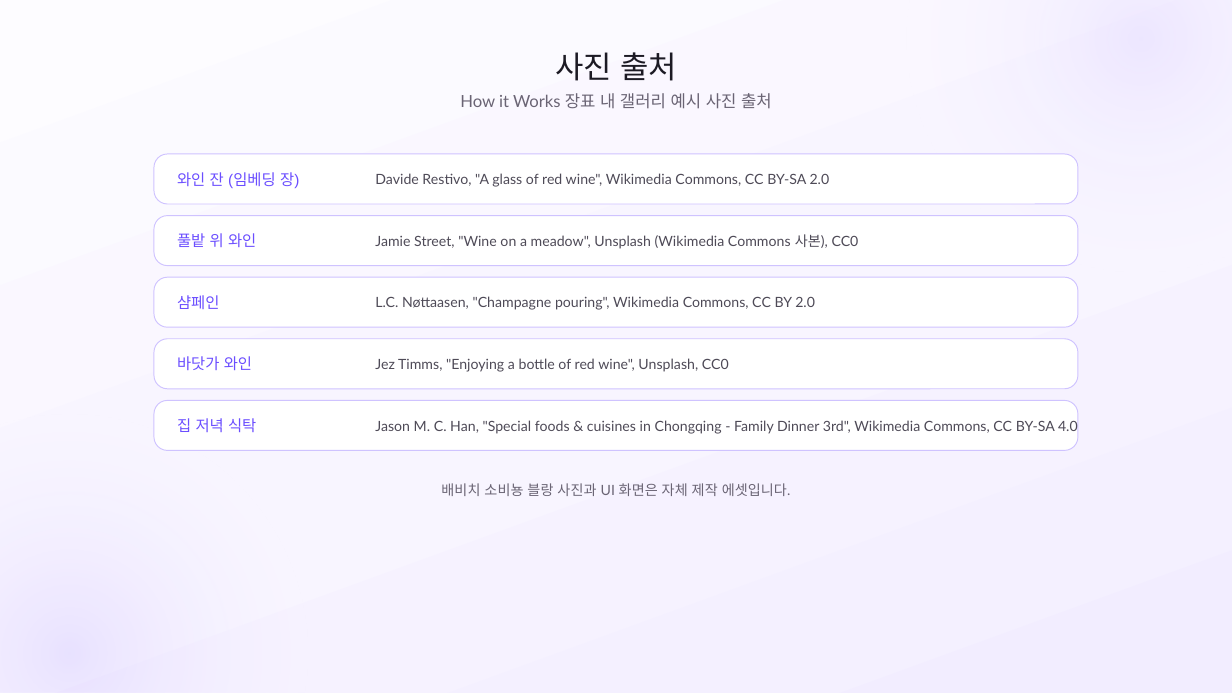
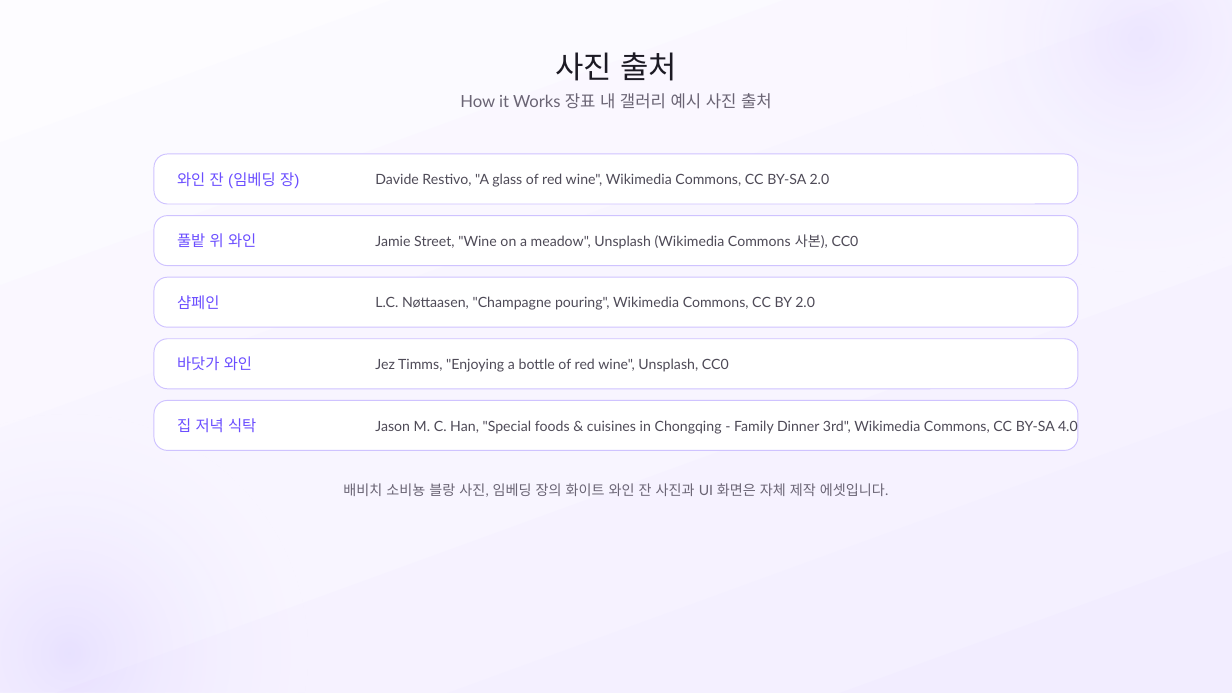
Before and after one commit to SB-Jo/t3, a slide deck: slide 31 of weave/결선준비/09_HowItWorks/HowItWorks_Argon_claude.pptx. Drawn at 1232x693 pixels with LibreOffice and Linux fonts; fonts in the diff are those of the drawing. Boxes give left, top, right and bottom in pixels: in the first picture for what was removed or moved away, otherwise in the second. Text is boxed around its words. In the diff, an @@ line names an element or a change of style, - is before the commit and + after.

```diff
--- a/weave/결선준비/09_HowItWorks/HowItWorks_Argon_claude.pptx
+++ b/weave/결선준비/09_HowItWorks/HowItWorks_Argon_claude.pptx
@@ text at <box>343,483,889,497</box>: text changed @@
-배비치 소비뇽 블랑 사진과 UI 화면은 자체 제작 에셋입니다.
+배비치 소비뇽 블랑 사진, 임베딩 장의 화이트 와인 잔 사진과 UI 화면은 자체 제작 에셋입니다.
```
Also in this commit, not shown: 5 other slides changed, 37 other files.
